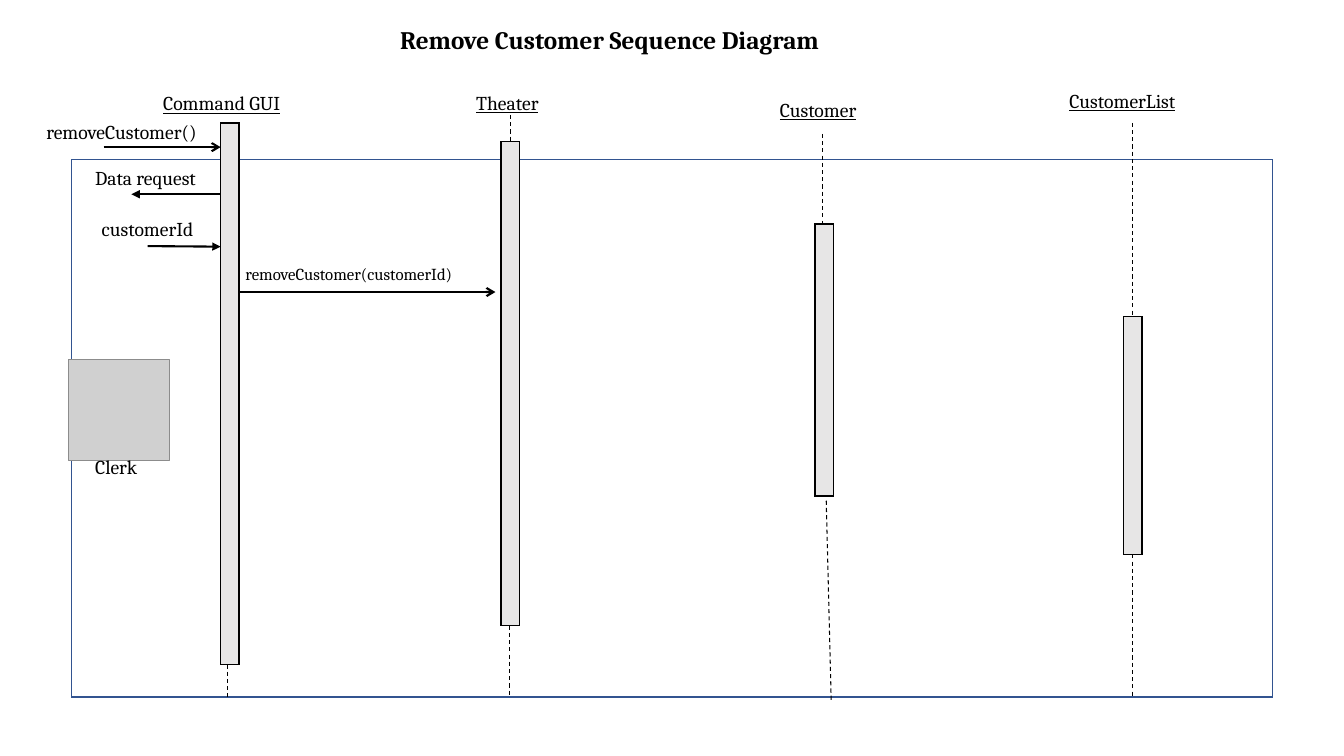
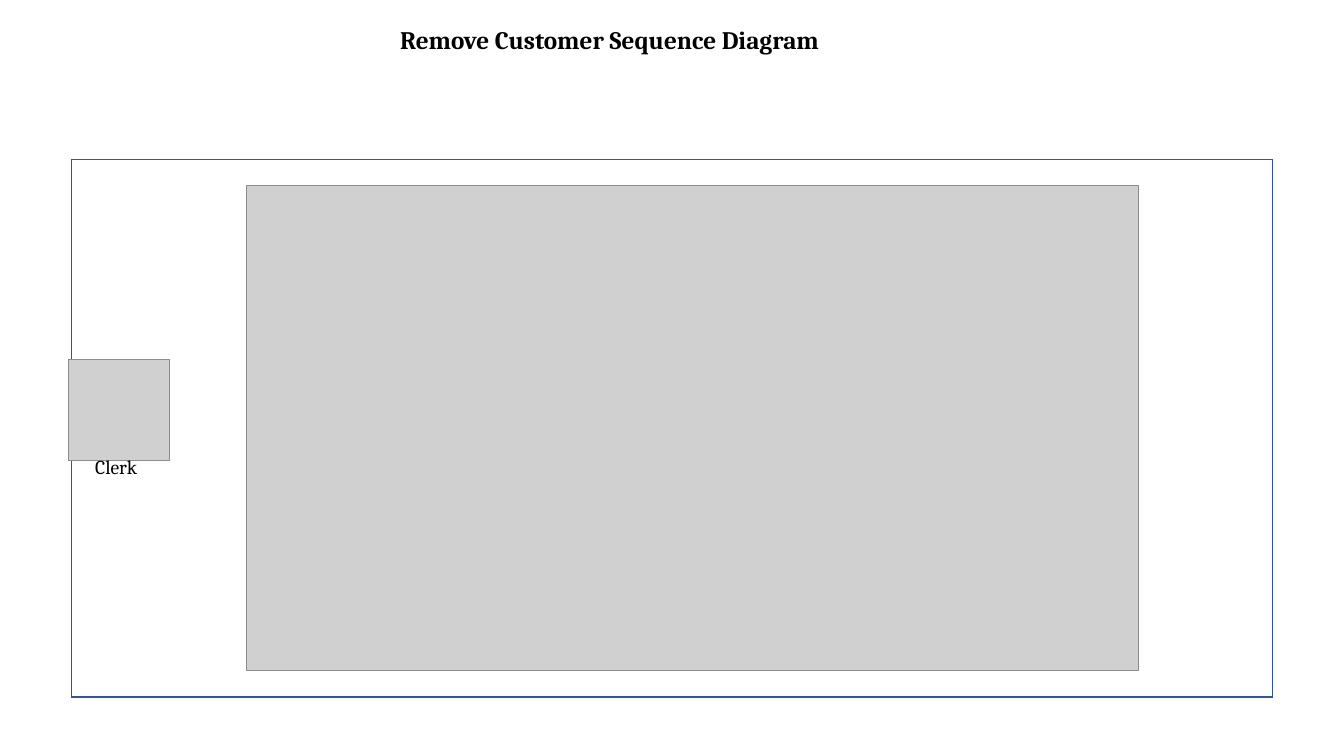
Before and after one commit to CCOJ/TheaterProject, a slide deck: slide 6 of Diagrams and Charts/Sequence Charts.pptx. Drawn at 1344x756 pixels with LibreOffice and Linux fonts; fonts in the diff are those of the drawing; grey boxes stand for pictures. Boxes give left, top, right and bottom in pixels: in the first picture for what was removed or moved away, otherwise in the second. Text is boxed around its words. In the diff, an @@ line names an element or a change of style, - is before the commit and + after.

Commit message:
Final sequence chart

```diff
--- a/Diagrams and Charts/Sequence Charts.pptx
+++ b/Diagrams and Charts/Sequence Charts.pptx
@@ text removed at (163, 96, 280, 114) @@
-Command GUI
@@ text removed at (476, 96, 538, 113) @@
-Theater
@@ line removed from (510, 115) to (510, 141) @@
@@ text removed at (780, 103, 856, 120) @@
-Customer
@@ text removed at (1069, 94, 1175, 111) @@
-CustomerList
@@ text removed at (46, 125, 196, 142) @@
-removeCustomer()
@@ arrow removed from (104, 147) to (221, 147) @@
@@ rectangle removed at (221, 123, 239, 664) @@
@@ rectangle removed at (501, 141, 519, 625) @@
@@ line removed from (823, 134) to (823, 224) @@
@@ line removed from (1133, 123) to (1133, 317) @@
@@ text removed at (95, 172, 195, 189) @@
-Data request
@@ arrow removed from (221, 195) to (131, 195) @@
@@ picture added at (246, 186, 1138, 670) @@
@@ text removed at (102, 222, 194, 237) @@
-customerId
@@ rectangle removed at (816, 224, 834, 496) @@
@@ arrow removed from (148, 246) to (221, 247) @@
@@ text removed at (245, 268, 452, 283) @@
-removeCustomer(customerId)
@@ arrow removed from (239, 292) to (496, 292) @@
@@ rectangle removed at (1123, 317, 1141, 555) @@
@@ line removed from (827, 501) to (832, 703) @@
@@ line removed from (1133, 555) to (1133, 697) @@
@@ line removed from (509, 626) to (509, 697) @@
@@ line removed from (228, 664) to (228, 697) @@
```
